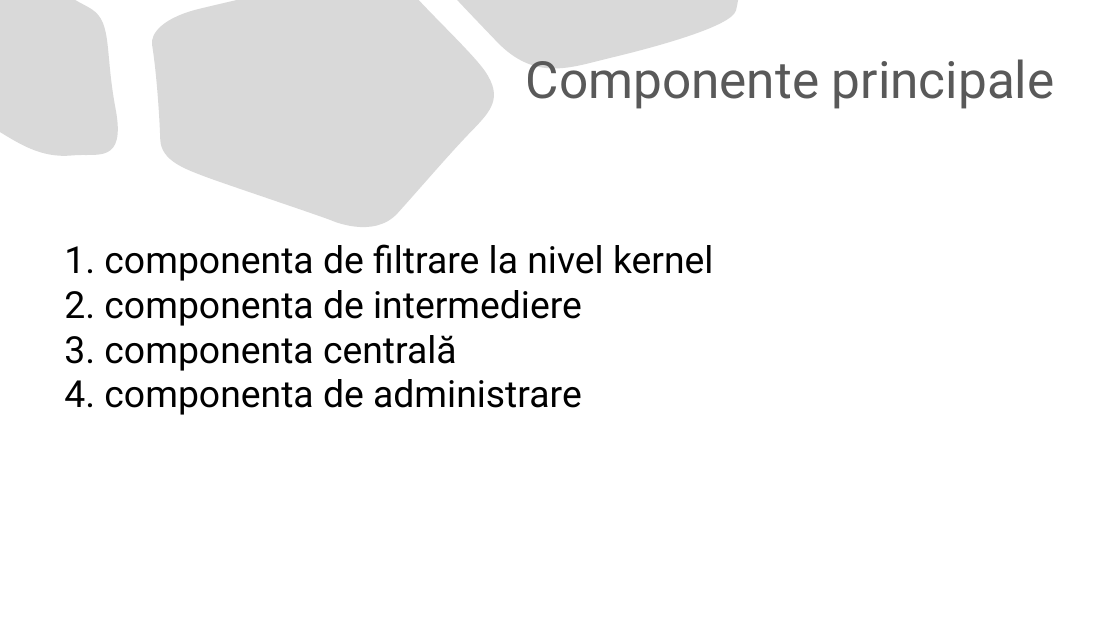
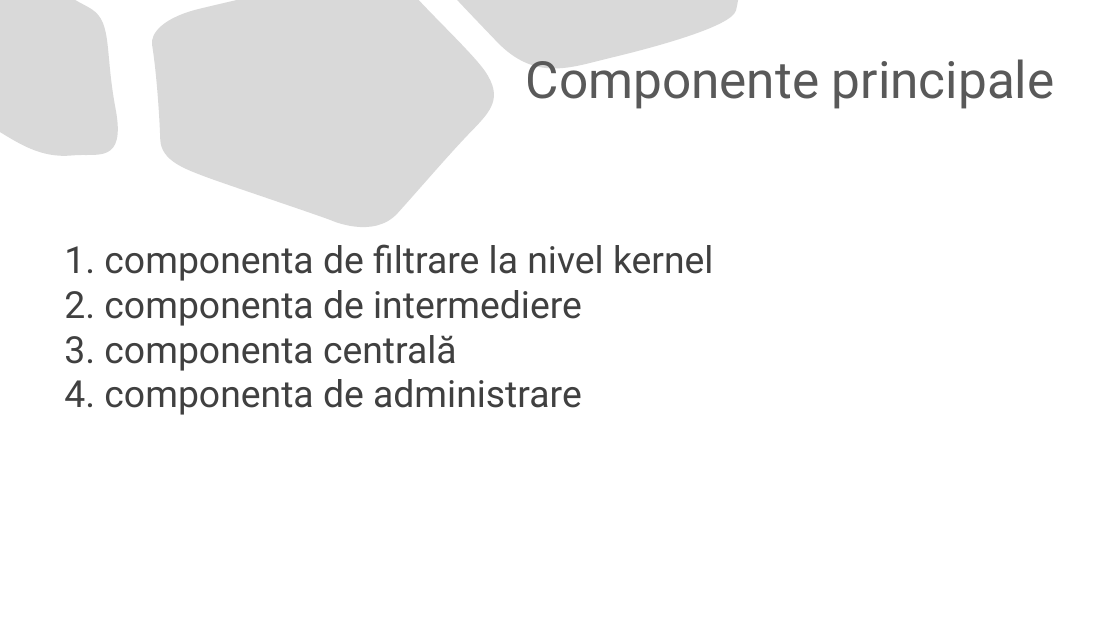
Before and after one commit to TheodorPredescu/Intrusion-Detection-and-Prevention-System, a slide deck: slide 5 of document/prezentare_scss.pptx. Drawn at 1120x630 pixels with LibreOffice and Linux fonts; fonts in the diff are those of the drawing. Boxes give left, top, right and bottom in pixels: in the first picture for what was removed or moved away, otherwise in the second. Text is boxed around its words. In the diff, an @@ line names an element or a change of style, - is before the commit and + after.

Commit message:
Just text added to the presentation scss

```diff
--- a/document/prezentare_scss.pptx
+++ b/document/prezentare_scss.pptx
@@ text "1. componenta de filtrare la ..." at [64,244,713,415]: text colour #000000 to #404040 @@
```
Also in this commit, not shown: 3 slides added, 5 slides removed.
